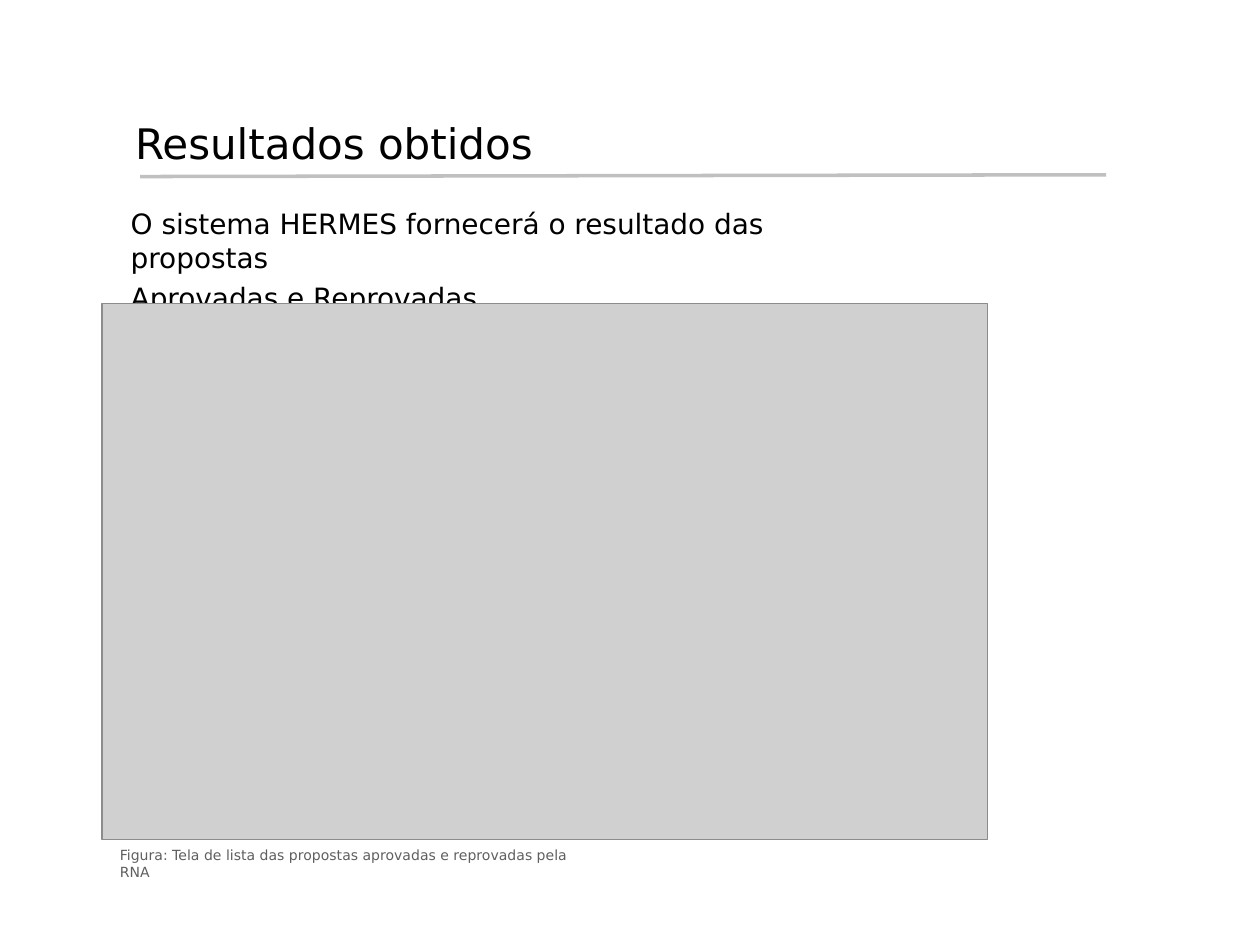
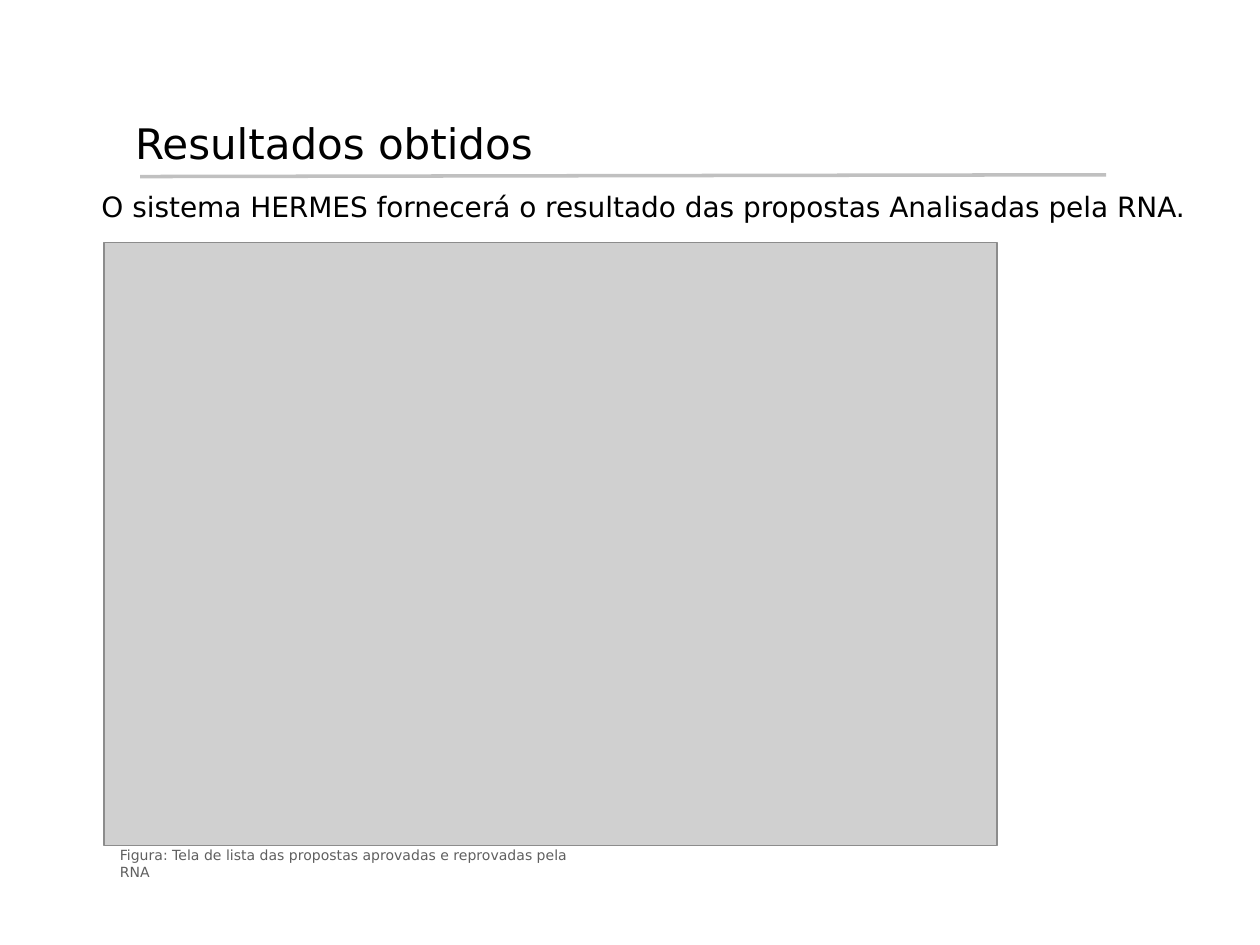
Before and after one commit to rcabral/creditanalyst, a slide deck: slide 16 of Apresentacao_Hermes/Apresentacao_Hermes.ppt. Drawn at 1260x945 pixels with LibreOffice and Linux fonts; fonts in the diff are those of the drawing; grey boxes stand for pictures; background and template pictures are left out. Boxes give left, top, right and bottom in pixels: in the first picture for what was removed or moved away, otherwise in the second. Text is boxed around its words. In the diff, an @@ line names an element or a change of style, - is before the commit and + after.

Commit message:
Update das telas do Hermes atualizada.

```diff
--- a/Apresentacao_Hermes/Apresentacao_Hermes.ppt
+++ b/Apresentacao_Hermes/Apresentacao_Hermes.ppt
@@ text at box(101, 195, 1185, 223): text changed @@
-O sistema HERMES fornecerá o resultado das propostas
-Aprovadas e Reprovadas.
+O sistema HERMES fornecerá o resultado das propostas Analisadas pela RNA.
@@ picture: place and size @@
-picture at box(102, 304, 988, 839)
+picture at box(105, 243, 998, 847)
```
Also in this commit, not shown: 4 other slides changed.
